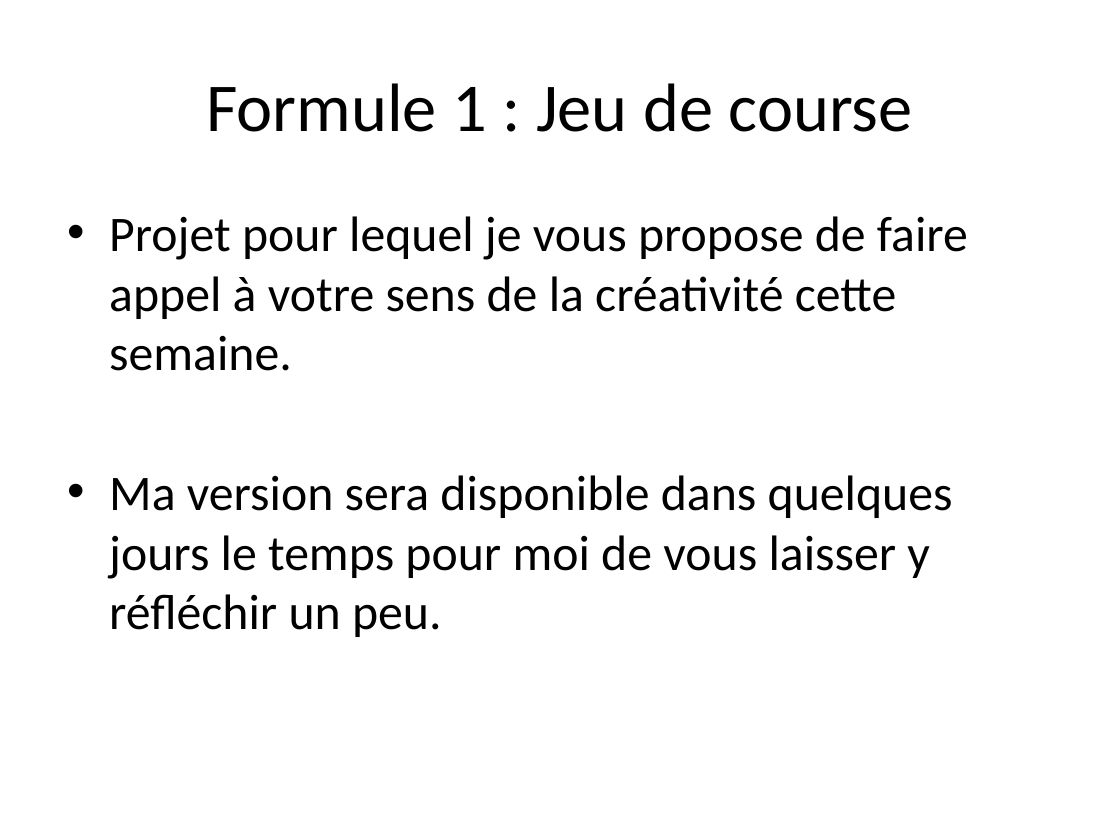
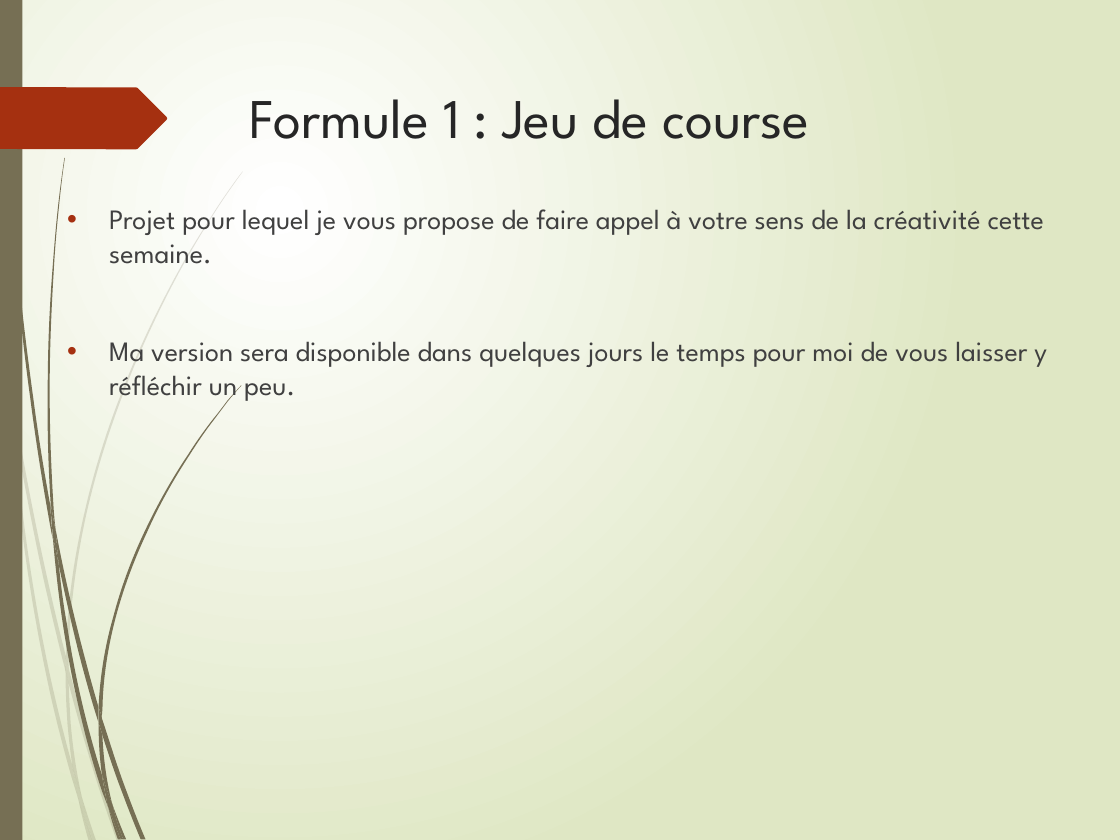
Before and after one commit to joel3500/vitrine, a slide deck: slide 2 of Realisation/Tutoriel Scratch/Programmer avec Scratch_2_5.pptx. Drawn at 1120x840 pixels with LibreOffice and Linux fonts; fonts in the diff are those of the drawing. Boxes give left, top, right and bottom in pixels: in the first picture for what was removed or moved away, otherwise in the second. Text is boxed around its words. In the diff, an @@ line names an element or a change of style, - is before the commit and + after.

```diff
--- a/Realisation/Tutoriel Scratch/Programmer avec Scratch_2_5.pptx
+++ b/Realisation/Tutoriel Scratch/Programmer avec Scratch_2_5.pptx
@@ background #FFFFFF to gradient #FFFFFF to #DFE8C4 @@
@@ rectangle added at (0,0,22,840), fill #766F54 @@
@@ freeform shape added at (0,87,167,150), fill #A53010 @@
@@ title "Formule 1 : Jeu de ...": place and size @@
-title "Formule 1 : Jeu de ..." at (206,83,913,132)
+title "Formule 1 : Jeu de ..." at (249,99,809,139)
@@ title "Formule 1 : Jeu de ..." at (249,99,809,139): size 44 to 36 pt, font Calibri to League Spartan, text colour #000000 to #262626; alignment centre to left; vertical alignment middle to top @@
@@ text "Projet pour lequel je vous ..." at (109,209,1047,404): size 32 to 18 pt, font Calibri to League Spartan, text colour #000000 to #404040; more space between paragraphs @@
@@ group added at (0,171,243,840): 10 freeform shapes @@
@@ group added at (2,0,242,840): 12 freeform shapes @@
```
Also in this commit, not shown: 4 other slides changed, 12 other files.
